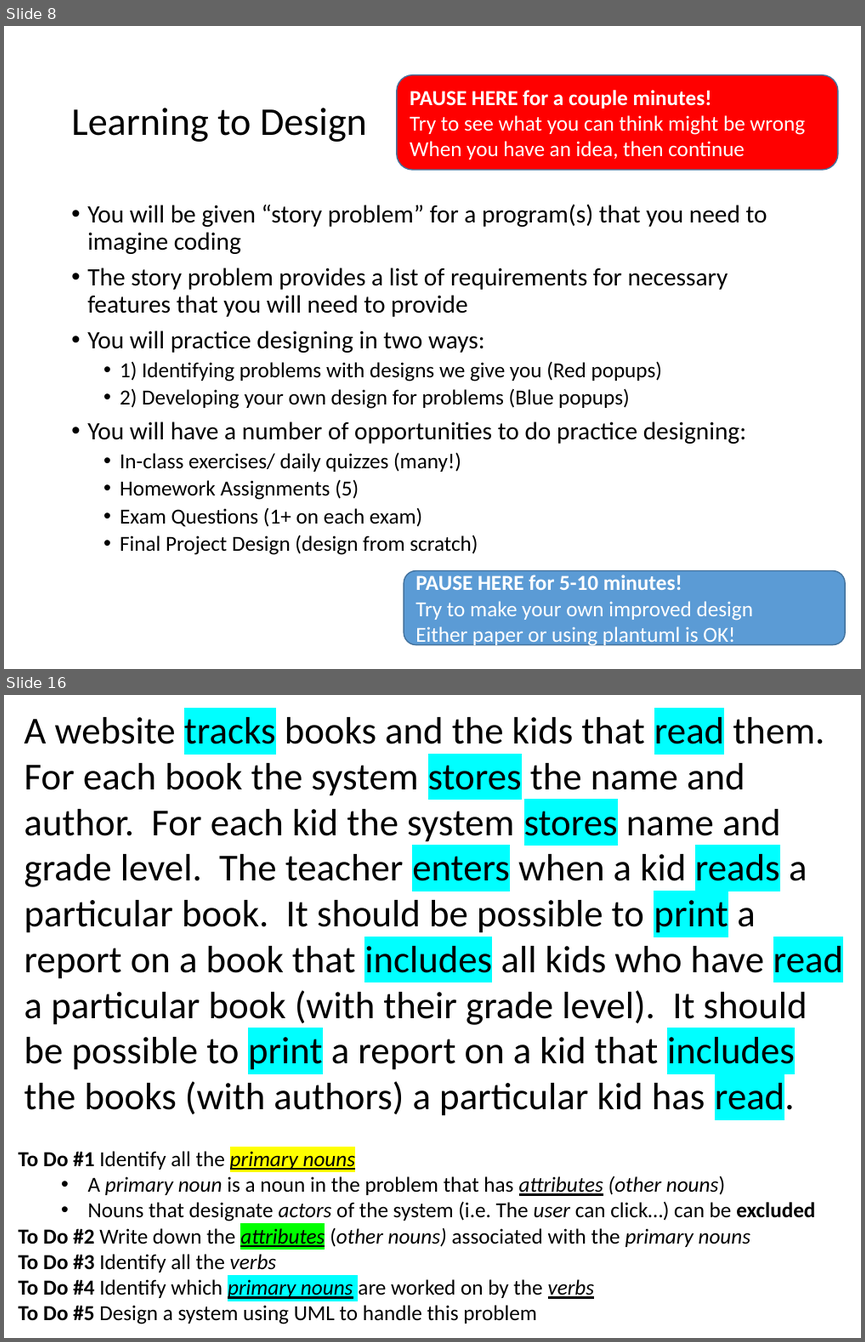
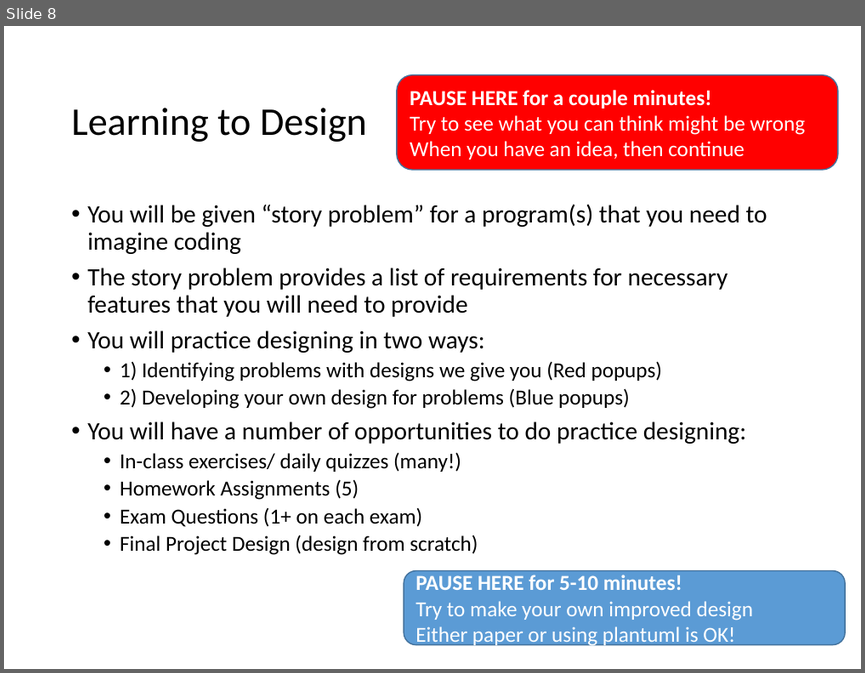
Before and after one commit to RHIT-CSSE/csse220, a slide deck: ClassMaterials/SETechniques/Slides/Part3-SETechniques-Principles1And2.pptx. Shown one above the other, each under a label of ours: slides 8 and 16 before the commit, slide 8 after it; the slides between them are not shown. The pictures are 865x1342 and 865x673 pixels, drawn with LibreOffice and Linux fonts; fonts in the diff are those of the drawing. Boxes give left, top, right and bottom in pixels: in the first picture for what was removed or moved away, otherwise in the second. Text is boxed around its words. In the diff, an @@ line names an element or a change of style, - is before the commit and + after.

```diff
--- a/ClassMaterials/SETechniques/Slides/Part3-SETechniques-Principles1And2.pptx
+++ b/ClassMaterials/SETechniques/Slides/Part3-SETechniques-Principles1And2.pptx
@@ slide 16 removed at (4,695,861,1338), background #FFFFFF @@
@@ text removed at (24,717,843,1119) @@
-A website tracks books and the kids that read them. For each book the system stores the name and author. For each kid the system stores name and grade level. The teacher enters when a kid reads a particular book. It should be possible to print a report on a book that includes all kids who have read a particular book (with their grade level). It should be possible to print a report on a kid that includes the books (with authors) a particular kid has read.
@@ text removed at (18,1149,815,1324) @@
-To Do #1 Identify all the primary nouns
-  • A primary noun is a noun in the problem that has attributes (other nouns)
-  • Nouns that designate actors of the system (i.e. The user can click…) can be excluded
-To Do #2 Write down the attributes (other nouns) associated with the primary nouns
-To Do #3 Identify all the verbs
-To Do #4 Identify which primary nouns are worked on by the verbs
-To Do #5 Design a system using UML to handle this problem
```
Also in this commit, not shown: 38 other slides removed, 6 other files.
